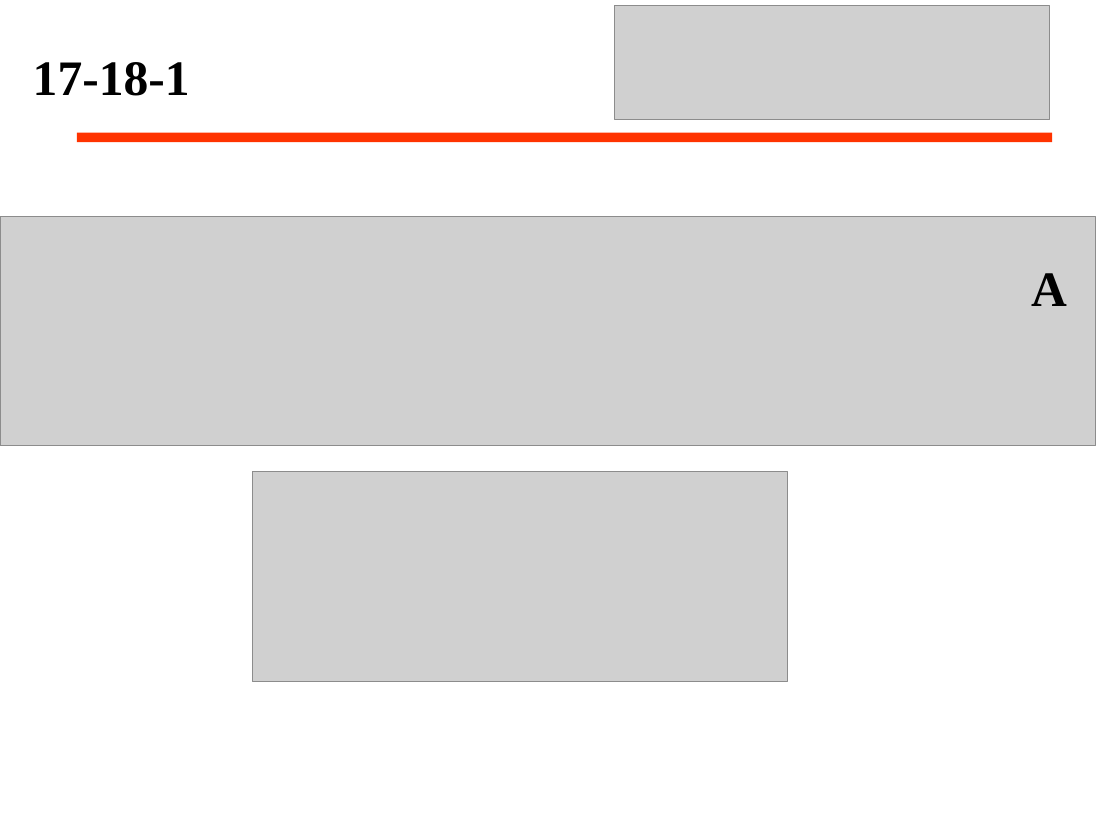
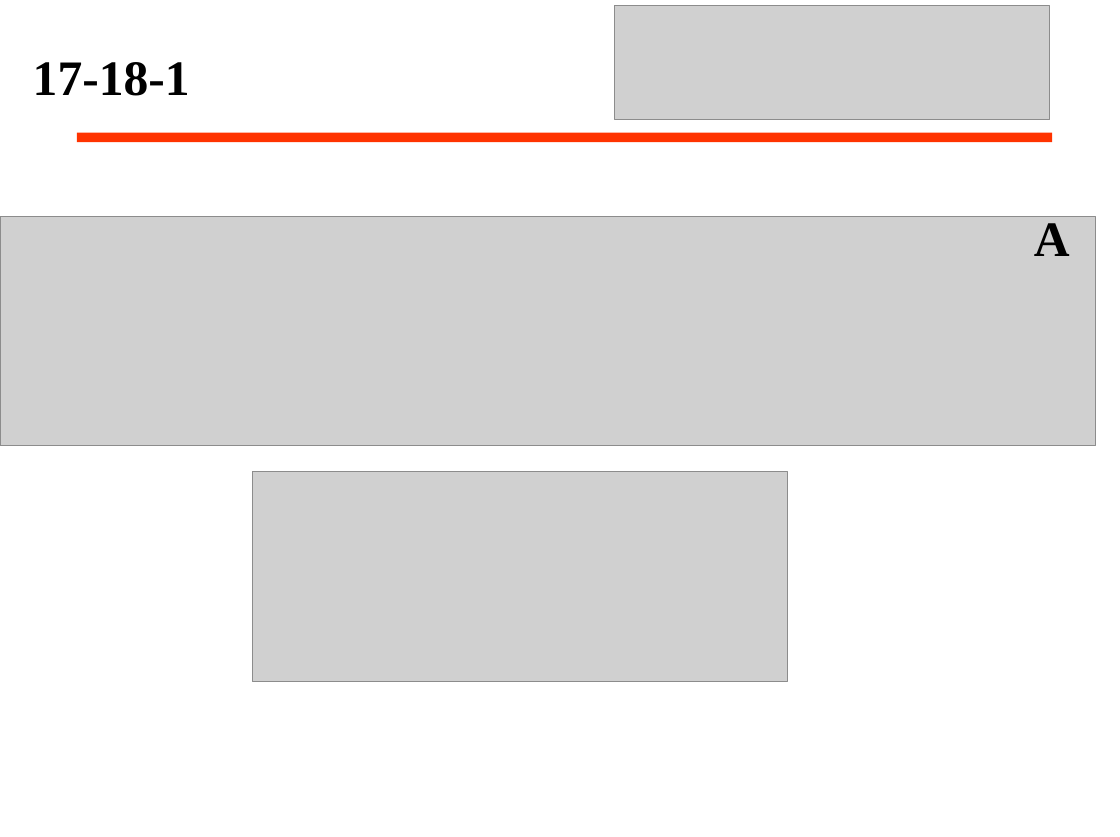
Before and after one commit to Equationzhao/USTB-Course-materials, a slide deck: slide 9 of 大物/热学20211222.ppt. Drawn at 1120x837 pixels with LibreOffice and Linux fonts; fonts in the diff are those of the drawing; grey boxes stand for pictures. Boxes give left, top, right and bottom in pixels: in the first picture for what was removed or moved away, otherwise in the second. Text is boxed around its words. In the diff, an @@ line names an element or a change of style, - is before the commit and + after.

```diff
--- a/大物/热学20211222.ppt
+++ b/大物/热学20211222.ppt
@@ text "A": place and size @@
-text "A" at (1031, 273, 1067, 306)
+text "A" at (1034, 223, 1070, 256)
```
Also in this commit, not shown: 7 other slides changed, 23 other files.
